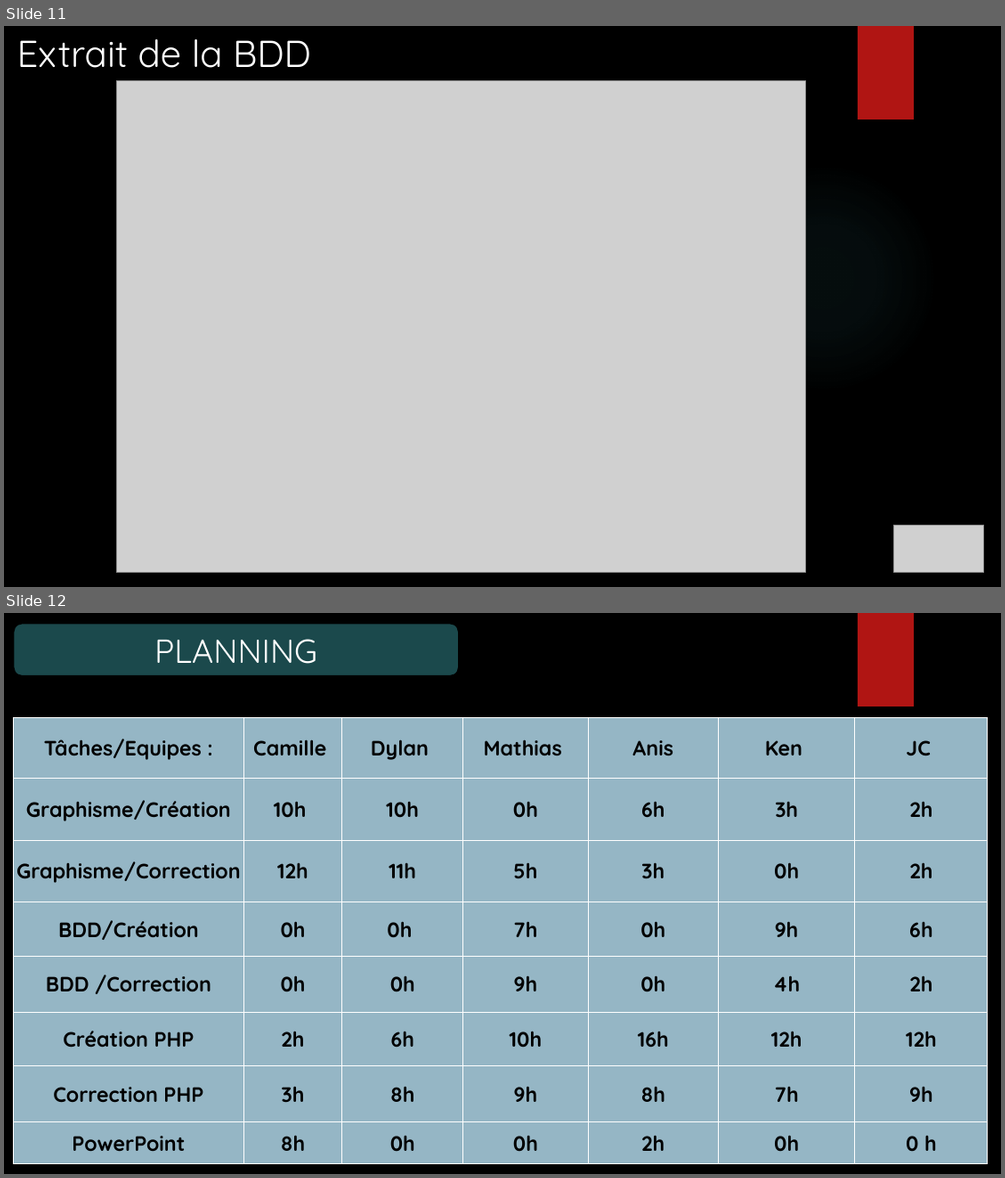
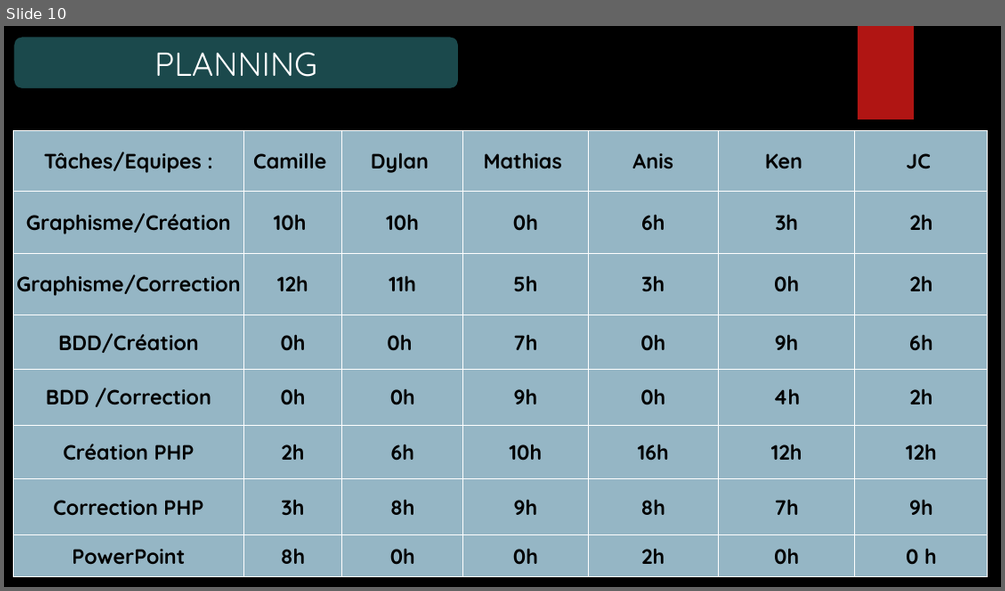
Before and after one commit to ChampemeDylan/UPOP, a slide deck: Présentation UPOP.pptx. Shown one above the other, each under a label of ours: slides 11 and 12 before the commit, slide 10 after it. The pictures are 1005x1178 and 1005x591 pixels, drawn with LibreOffice and Linux fonts; fonts in the diff are those of the drawing; grey boxes stand for pictures; background and template pictures are left out. Boxes give left, top, right and bottom in pixels: in the first picture for what was removed or moved away, otherwise in the second. Text is boxed around its words. In the diff, an @@ line names an element or a change of style, - is before the commit and + after.

```diff
--- a/Présentation UPOP.pptx
+++ b/Présentation UPOP.pptx
@@ slide 11 removed at (4, 26, 1001, 587), background picture (left out); not listed: 2 template elements that a slide beside it also shows @@
@@ text removed at (17, 39, 311, 68) @@
-Extrait de la BDD
@@ picture removed at (117, 80, 806, 572) @@
@@ picture removed at (894, 524, 984, 572) @@
@@ what was slide 12 is now slide 10 @@
```
Also in this commit, not shown: 3 slides changed, 1 slide added, 1 other slide removed.
